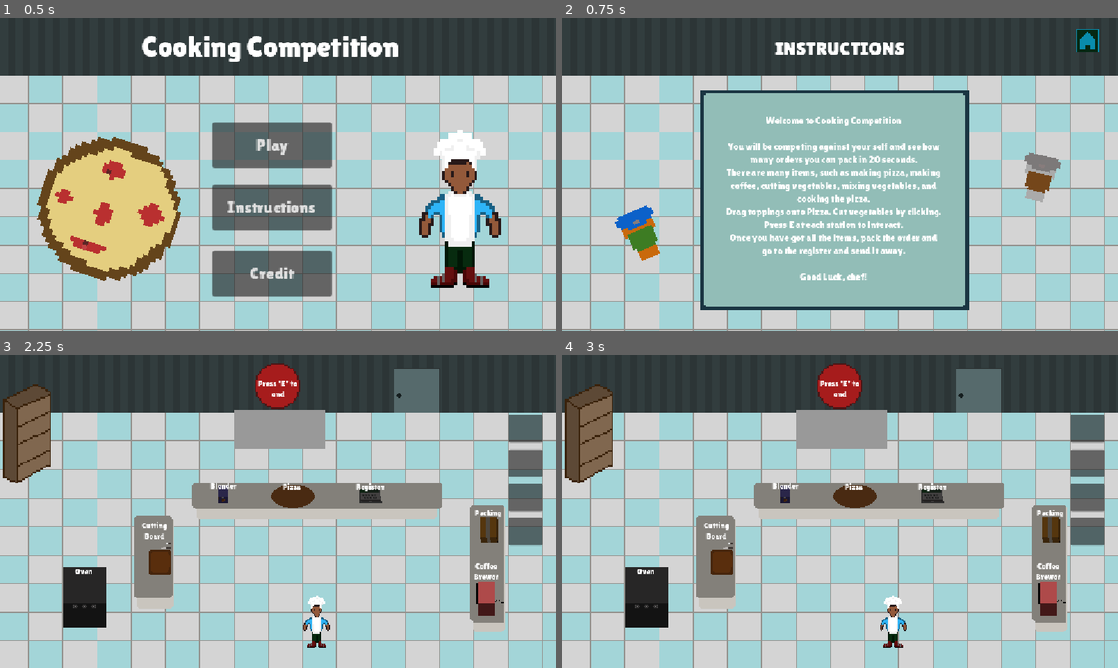
Above: before the commit, frames 1-4 (two rows, left to right).
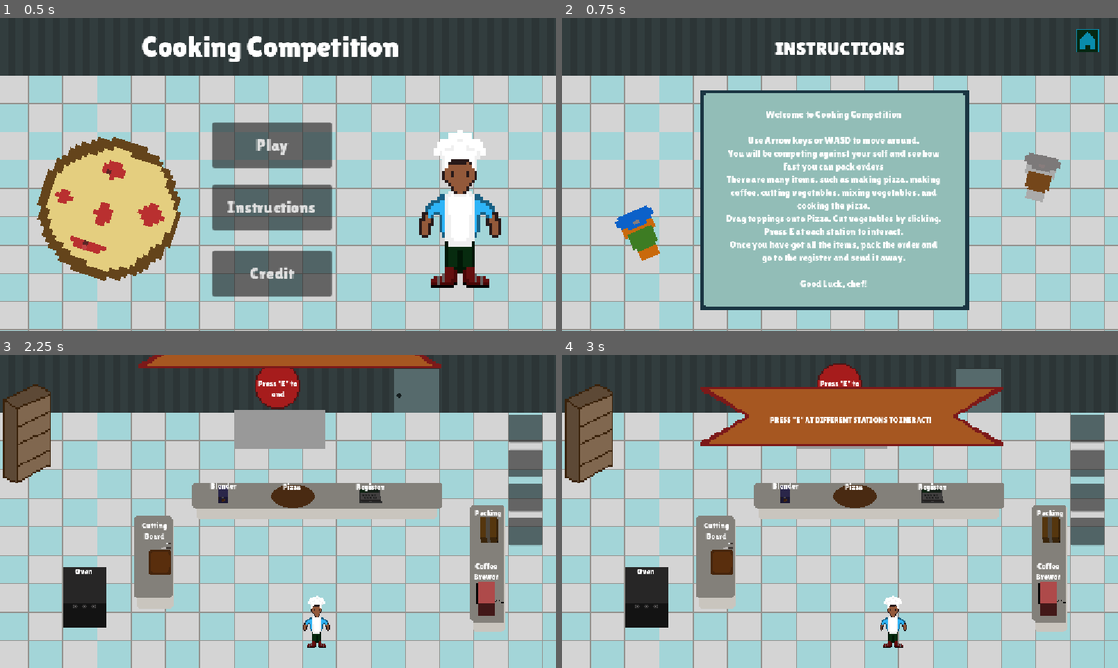
Above: after the commit, the same moments.

Repository: fishygaminglife-del/Cooking-Competition
Game: Godot game, scene res://scenes/home.tscn
Same seed, same stepped clock (60 frames per second), same inputs: the game is played once before the commit and once after it.
Inputs (mouse positions are in pixels of both pictures, inside the frame that each line leads up to):
- Up to frame 1 (0.5 s): no input
- Up to frame 2 (0.75 s): click "Instructions" at 0.5 s
- Up to frame 3 (2.25 s): click (528, 376) at 1.25 s; click "Play" at 2 s
- Up to frame 4 (3 s): tap E (interact) at 2.75 s; move the mouse to (962, 495) at 2.77 s; hold D (right) from 2.78 s (still down); hold E (interact) from 2.78 s (still down); click (962, 495) at 2.92 s

Frame 1 is identical in both runs. In frame 2, 8.0% of the frame differs, in the area x 29-69%, y 29-87%; in frame 3, 2.2%; in frame 4, 8.9%, in the area x 24-80%, y 10-30%.

Commit message:
Added audio and exported
I added audio to the different stations and now there are instructions for user to read when lookiing, also I exported it for web play.

Diff:
--- a/cooking-competition/scenes/homescreen.tscn
+++ b/cooking-competition/scenes/homescreen.tscn
@@ -4,6 +4,8 @@
 [ext_resource type="Texture2D" uid="uid://v743v35slnq7" path="res://assets/Solo-cook.png" id="2_7idqh"]
 [ext_resource type="AudioStream" uid="uid://4ganlx5pbe6b" path="res://audio/freesound_community-drinking-coffe-107121.mp3" id="2_qe7se"]
 [ext_resource type="PackedScene" uid="uid://bl8uglkrytkqc" path="res://scenes/player.tscn" id="3_ro446"]
+[ext_resource type="AudioStream" uid="uid://daid370hnmgup" path="res://audio/mrstokes302-microwave-done-sfx-439539.mp3" id="3_wcjkr"]
+[ext_resource type="AudioStream" uid="uid://841ct787r40e" path="res://audio/blender.mp3" id="4_6rla7"]
 [ext_resource type="FontFile" uid="uid://bkj2cbxgae6hr" path="res://fonts/Lilita_One/LilitaOne-Regular.ttf" id="4_510qk"]
 [ext_resource type="Texture2D" uid="uid://bsrv2jblkdnj6" path="res://assets/pizza.png" id="5_mh3ht"]
 [ext_resource type="Script" uid="uid://ecgfxpsmde05" path="res://scripts/cutting_ui.gd" id="6_7qggu"]
@@ -71,6 +73,9 @@
 
 [sub_resource type="RectangleShape2D" id="RectangleShape2D_7gqf7"]
 size = Vector2(66.75, 20)
+
+[sub_resource type="RectangleShape2D" id="RectangleShape2D_lxlwg"]
+size = Vector2(141, 259)
 
 [sub_resource type="RectangleShape2D" id="RectangleShape2D_0667q"]
 size = Vector2(33, 75.5)
@@ -224,6 +229,13 @@
 [node name="coffemake" type="AudioStreamPlayer" parent="audio" unique_id=596297251]
 stream = ExtResource("2_qe7se")
 
+[node name="Bake" type="AudioStreamPlayer" parent="audio" unique_id=1452789232]
+stream = ExtResource("3_wcjkr")
+volume_db = 24.0
+
+[node name="Blender" type="AudioStreamPlayer" parent="audio" unique_id=125322060]
+stream = ExtResource("4_6rla7")
+
 [node name="SoloCook" type="Sprite2D" parent="." unique_id=1785708069]
 position = Vector2(576, 324)
 texture = ExtResource("2_7idqh")
@@ -323,6 +335,10 @@
 [node name="CollisionShape2D19" type="CollisionShape2D" parent="StaticBody2D" unique_id=1187750305]
 position = Vector2(1012.625, 540)
 shape = SubResource("RectangleShape2D_7gqf7")
+
+[node name="CollisionShape2D23" type="CollisionShape2D" parent="StaticBody2D" unique_id=1291661381]
+position = Vector2(55, 137)
+shape = SubResource("RectangleShape2D_lxlwg")
 
 [node name="chopping" type="Area2D" parent="." unique_id=1644152931]
 
@@ -556,6 +572,17 @@
 visible = false
 offset_right = 1152.0
 offset_bottom = 648.0
+
+[node name="UIINSTRUCTIONS" type="Label" parent="." unique_id=2071665502]
+offset_left = 464.0
+offset_top = 48.0
+offset_right = 688.0
+offset_bottom = 72.0
+theme_override_fonts/font = ExtResource("4_510qk")
+theme_override_font_sizes/font_size = 20
+horizontal_alignment = 1
+vertical_alignment = 1
+autowrap_mode = 2
 
 [node name="CuttingUI" type="Control" parent="." unique_id=1843045829]
 visible = false
--- a/cooking-competition/scenes/instructions.tscn
+++ b/cooking-competition/scenes/instructions.tscn
@@ -41,7 +41,8 @@
 theme_override_font_sizes/font_size = 20
 text = "Welcome to Cooking Competition
 
-You will be competing against your self and see how many orders you can pack in 20 seconds.
+Use Arrow keys or WASD to move around.
+You will be competing against your self and see how fast you can pack orders
 There are many items, such as making pizza, making coffee, cutting vegetables, mixing vegetables, and cooking the pizza.
 Drag toppings onto Pizza. Cut vegetables by clicking. Press E at each station to interact.
 Once you have got all the items, pack the order and go to the register and send it away.
--- a/cooking-competition/scripts/cutting_ui.gd
+++ b/cooking-competition/scripts/cutting_ui.gd
@@ -54,6 +54,7 @@
 		# done → close UI
 		veg_index = 0
 		load_vegetable(vegetables[veg_index])
+		$"../UIINSTRUCTIONS".visible = false
 		$"../FruitSmoothie".visible = true
 		$"../Panel".visible = false
 		$"../Node2D".SPEED = 150
--- a/cooking-competition/scripts/end.gd
+++ b/cooking-competition/scripts/end.gd
@@ -4,7 +4,7 @@
 # Called when the node enters the scene tree for the first time.
 func _ready() -> void:
 	$Label2.text = str(Global.orders)
-	$Label3.text = str(Global.time ,2)
+	$Label3.text = str(Global.time)
 
 # Called every frame. 'delta' is the elapsed time since the previous frame.
 func _process(delta: float) -> void:
--- a/cooking-competition/scripts/global.gd
+++ b/cooking-competition/scripts/global.gd
@@ -1,4 +1,17 @@
 extends Sprite2D
 
-var time
+var time:int
 var orders
+var volume: float = -10.0
+@onready var music = AudioStreamPlayer.new()
+
+func _process(delta: float) -> void:
+	music.volume_db = volume
+
+func _ready():
+	add_child(music)
+	music.process_mode = Node.PROCESS_MODE_ALWAYS
+	music.stream = preload("res://audio/bg music.mp3")
+	music.stream.loop = true
+	music.volume_db = volume
+	music.play()
--- a/cooking-competition/scripts/homescreen.gd
+++ b/cooking-competition/scripts/homescreen.gd
@@ -2,11 +2,12 @@
 
 var orders = 0
 var area = 0
-var time = 0.0
+var time = 0
 func _ready() -> void:
 	orders = 0
-	time = 0.0
-
+	time = 0
+	$smoothie2.text = 'Press "E" at different stations to ineract!'
+	$AnimationPlayer.play("banner_move")
 	$CuttingUI.visible = false
 	$bake/bakee.visible = false
 	$chopping/Chope.visible = false
@@ -19,7 +20,7 @@
 	$Coffe.visible = false
 	$Cheeseonpizza.visible = false
 	area = 0
-func _process(delta: float) -> void:
+func _process(delta) -> void:
 	time += delta
 
 func _input(event):
@@ -29,13 +30,17 @@
 			if not $FruitSmoothie.visible and not $Smoothie.visible:
 				$Node2D.SPEED = 0
 				$Panel.visible = true
+				$UIINSTRUCTIONS.text = 'Cut Vegetables by clicking them, after you are done blend it up for a drink.'
+				$UIINSTRUCTIONS.visible = true
 				$CuttingUI.visible = true
 				$chopping/Chope.visible = false
 		elif area == 2:
 			if $FruitSmoothie.visible == true:
 				$mixing/Mixe.visible = false
 				$FruitSmoothie.visible = false
+				$audio/Blender.play()
 				await get_tree().create_timer(0.5).timeout
+				$audio/Blender.stream_paused = true
 				$Smoothie.visible = true
 			elif $Smoothie.visible:
 				print("Already have")
@@ -45,6 +50,8 @@
 			if not $Pizza.visible and not $Cookedpizza.visible:
 				$Node2D.SPEED = 0
 				$Panel.visible = true
+				$UIINSTRUCTIONS.text = 'Drag toppings onto the pizza, press the "X" to end (top right), bake pizza when done.'
+				$UIINSTRUCTIONS.visible = true
 				$PizzaBase.visible = true
 				$pizza/pizzae.visible = false
 		elif area == 4:
@@ -54,6 +61,9 @@
 			$Coffe.visible = true
 			$audio/coffemake.stream_paused = true
 		elif area == 5:
+			$pizza2.text = ""
+			$smoothie2.text = ""
+			$coffe2.text = ""
 			if not $Cookedpizza.visible:
 				if not $Pizza.visible:
 					$pizza2.text = "Get Pizza"
@@ -71,6 +81,7 @@
 				$pizza2.text = ""
 				$coffe2.text = ""
 				$smoothie2.text = "Completed"
+				$coffe2.text = "Send the order at the register, then make a new one!"
 				$PackedOrder.visible = true
 				$Cookedpizza.visible = false
 				$Cookedcheesepiza.visible = false
@@ -83,7 +94,9 @@
 		elif area == 6:
 			if $Pizza.visible == true:
 				$bake/bakee.visible = false
+				$audio/Bake.play()
 				await get_tree().create_timer(0.3).timeout
+				$audio/Bake.stream_paused = true
 				$Pizza.visible = false
 				$Cookedpizza.visible = true
 				if $Cheeseonpizza.visible == true:
@@ -110,7 +123,7 @@
 					$Banner/smoothie.text = "Yay, you beat Cooking Competition!"
 					$AnimationPlayer.play("banner_move")
 					await $AnimationPlayer.animation_finished
-					get_tree().change_scene_to_file("res://scenes/home.tscn")
+					get_tree().change_scene_to_file("res://scenes/end.tscn")
 			$PackedOrder.visible = false
 		elif area == 8:
 			Global.time = time
--- a/cooking-competition/scripts/pizza_base.gd
+++ b/cooking-competition/scripts/pizza_base.gd
@@ -28,6 +28,7 @@
 
 
 func _on_pizza_exit_pressed() -> void:
+	$"../UIINSTRUCTIONS".visible = false
 	$"../Pizza".visible = false
 	$"../Cheeseonpizza".visible = false
 	$"../Peperoniaonpizza".visible = false
Binary file added: cooking-competition/assets/Cooker1.png
Not shown, added: cooking-competition/assets/Cooker1.png.import
Binary file added: cooking-competition/assets/Cooker2.png
Not shown, added: cooking-competition/assets/Cooker2.png.import
Not shown, added: cooking-competition/audio/bg music.mp3.import
Not shown, added: cooking-competition/audio/blender.mp3.import
Not shown, added: cooking-competition/audio/mrstokes302-microwave-done-sfx-439539.mp3.import
Not shown, added: cooking-competition/export_presets.cfg
Not shown, added: cooking-competition/audio/bg music.mp3
Not shown, added: cooking-competition/audio/blender.mp3
Not shown, added: cooking-competition/audio/mrstokes302-microwave-done-sfx-439539.mp3
Not shown, added: index.apple-touch-icon.png
(and 9 more such lines)
